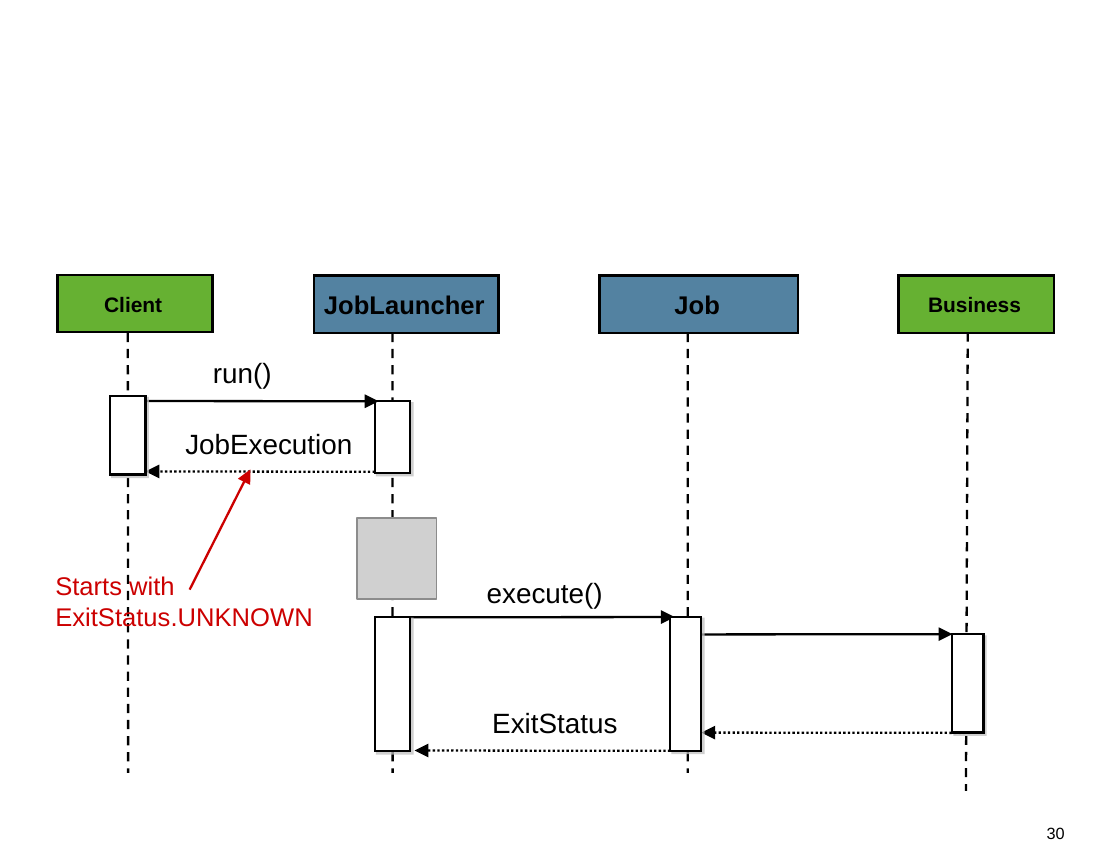
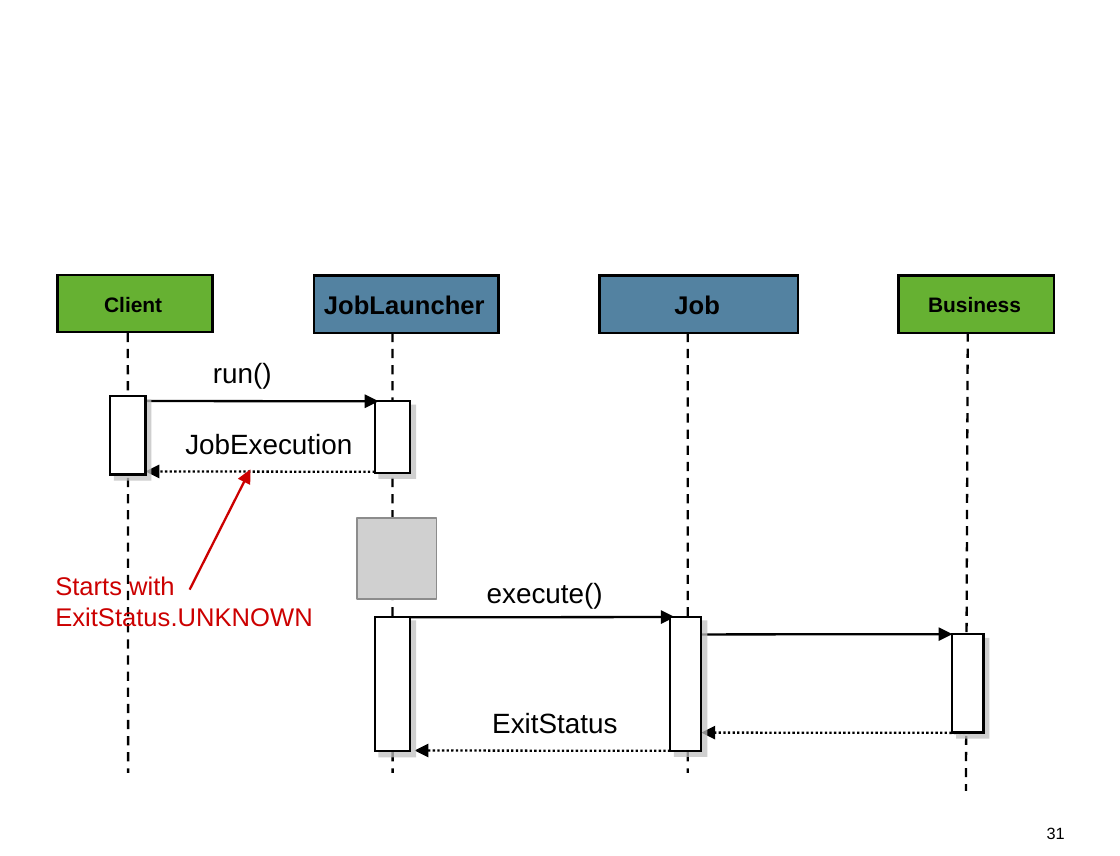
Before and after one commit to spring-projects/spring-batch, a slide deck: slide 31 of src/models/Figures.ppt (slide 30 before the commit). Drawn at 1120x856 pixels with LibreOffice and Linux fonts; fonts in the diff are those of the drawing; grey boxes stand for pictures. Boxes give left, top, right and bottom in pixels: in the first picture for what was removed or moved away, otherwise in the second. Text is boxed around its words. In the diff, an @@ line names an element or a change of style, - is before the commit and + after.

```diff
--- a/src/models/Figures.ppt
+++ b/src/models/Figures.ppt
@@ shadow changed in 5 elements at <box>375,402,410,474</box>, <box>671,618,703,752</box>, <box>953,634,984,733</box>, <box>110,397,146,475</box>, <box>375,618,410,753</box> @@
@@ page number at <box>1047,827,1065,839</box>: text changed @@
-30
+31
```
Also in this commit, not shown: 9 other slides changed, 5 slides added, 3 other files.
